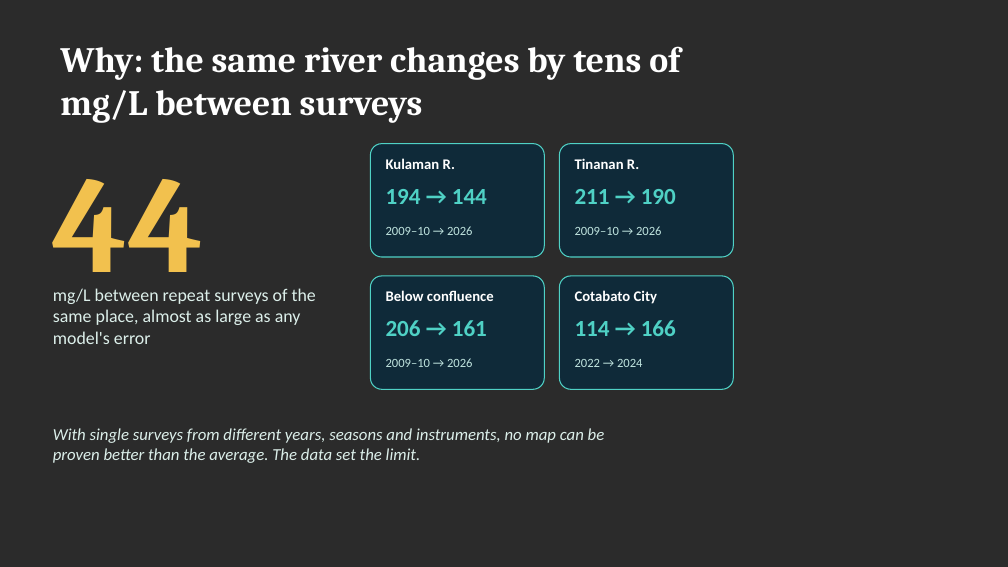
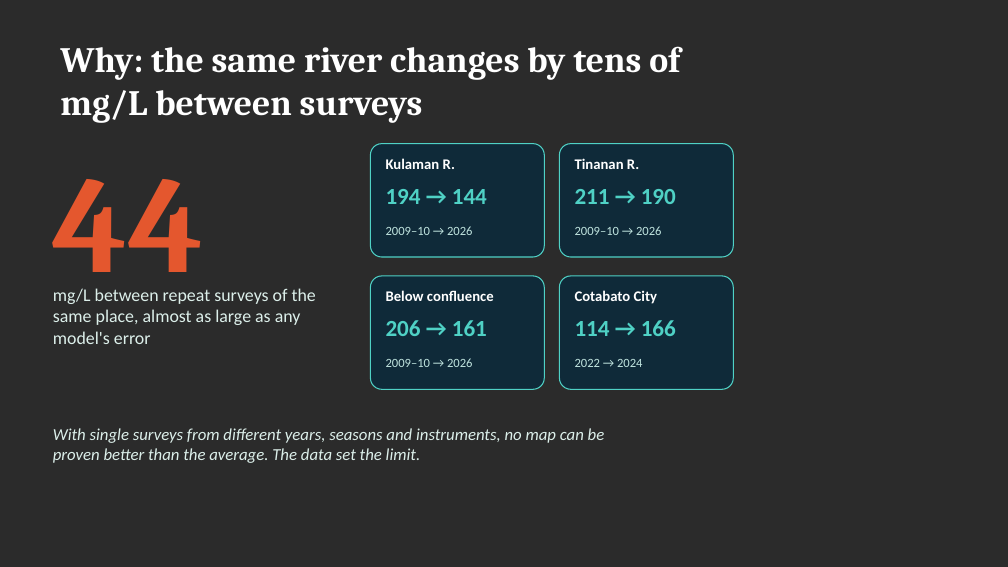
Before and after one commit to monteropeterdominic-arch/Mindanao-Basin-TDSPM, a slide deck: slide 7 of presentation/Montero_Navaluna_IOCE2027_slides.pptx. Drawn at 1008x567 pixels with LibreOffice and Linux fonts; fonts in the diff are those of the drawing; background and template pictures are left out; a plain dark background stands for a picture behind light text. Boxes give left, top, right and bottom in pixels: in the first picture for what was removed or moved away, otherwise in the second. Text is boxed around its words. In the diff, an @@ line names an element or a change of style, - is before the commit and + after.

```diff
--- a/presentation/Montero_Navaluna_IOCE2027_slides.pptx
+++ b/presentation/Montero_Navaluna_IOCE2027_slides.pptx
@@ text "44" at <box>53,179,204,301</box>: text colour #F2C14E to #E4572E @@
```
Also in this commit, not shown: 9 other slides changed, 6 other files.
